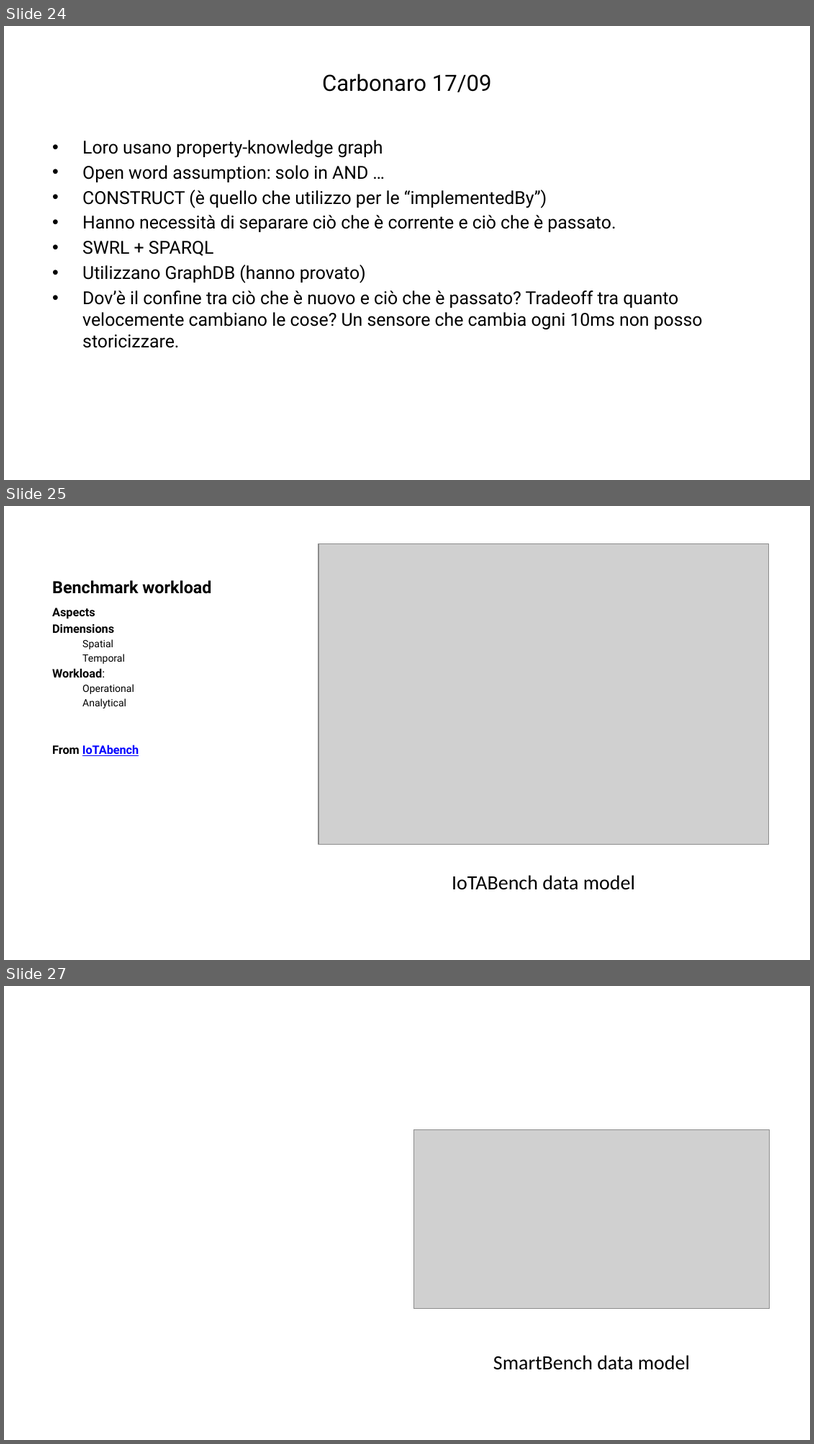
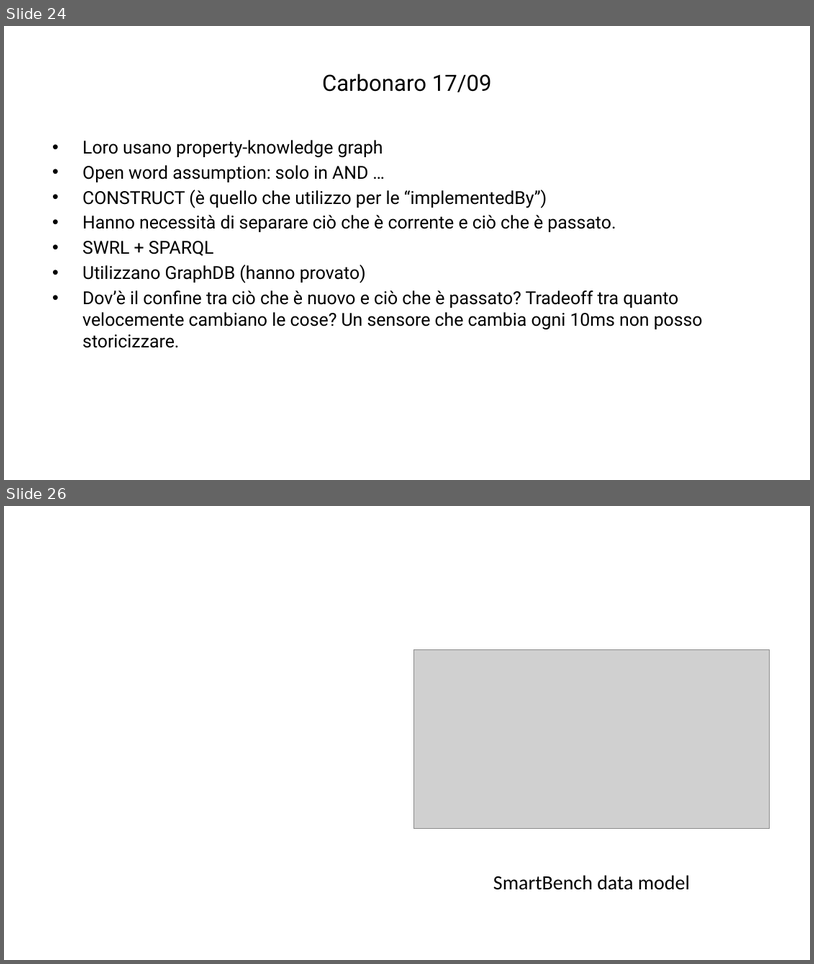
Before and after one commit to ManuelePasini/slides-markdown, a slide deck: digital_twins.pptx. Shown one above the other, each under a label of ours: slides 24, 25 and 27 before the commit, slides 24 and 26 after it; the slides between them are not shown. The pictures are 814x1444 and 814x964 pixels, drawn with LibreOffice and Linux fonts; fonts in the diff are those of the drawing; grey boxes stand for pictures. Boxes give left, top, right and bottom in pixels: in the first picture for what was removed or moved away, otherwise in the second. Text is boxed around its words. In the diff, an @@ line names an element or a change of style, - is before the commit and + after.

```diff
--- a/digital_twins.pptx
+++ b/digital_twins.pptx
@@ slide 25 removed at (x1=4, y1=506, x2=810, y2=960), background #FFFFFF @@
@@ picture removed at (x1=319, y1=544, x2=769, y2=844) @@
@@ title removed at (x1=52, y1=580, x2=211, y2=594) @@
-Benchmark workload
@@ text removed at (x1=52, y1=608, x2=139, y2=756) @@
-Aspects
-Dimensions
-  Spatial
-  Temporal
-Workload:
-  Operational
-  Analytical
-From IoTAbench
@@ text removed at (x1=452, y1=875, x2=635, y2=890) @@
-IoTABench data model
@@ what was slide 27 is now slide 26 @@
```
Also in this commit, not shown: 1 slide changed, 5 other files.
